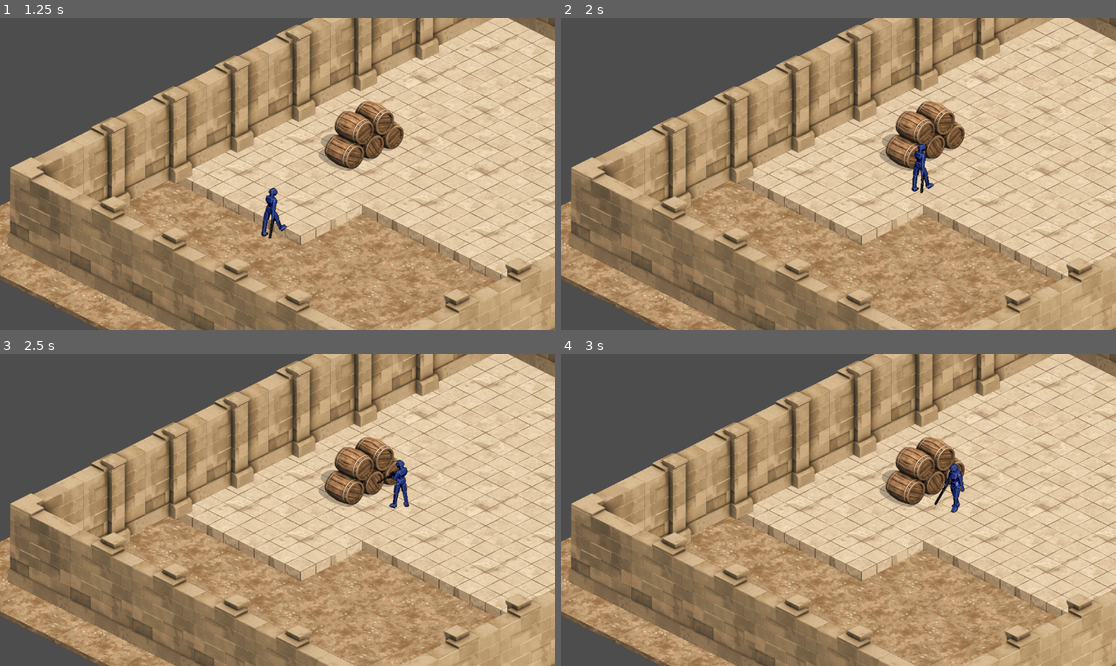
Above: before the commit, frames 1-4 (two rows, left to right).
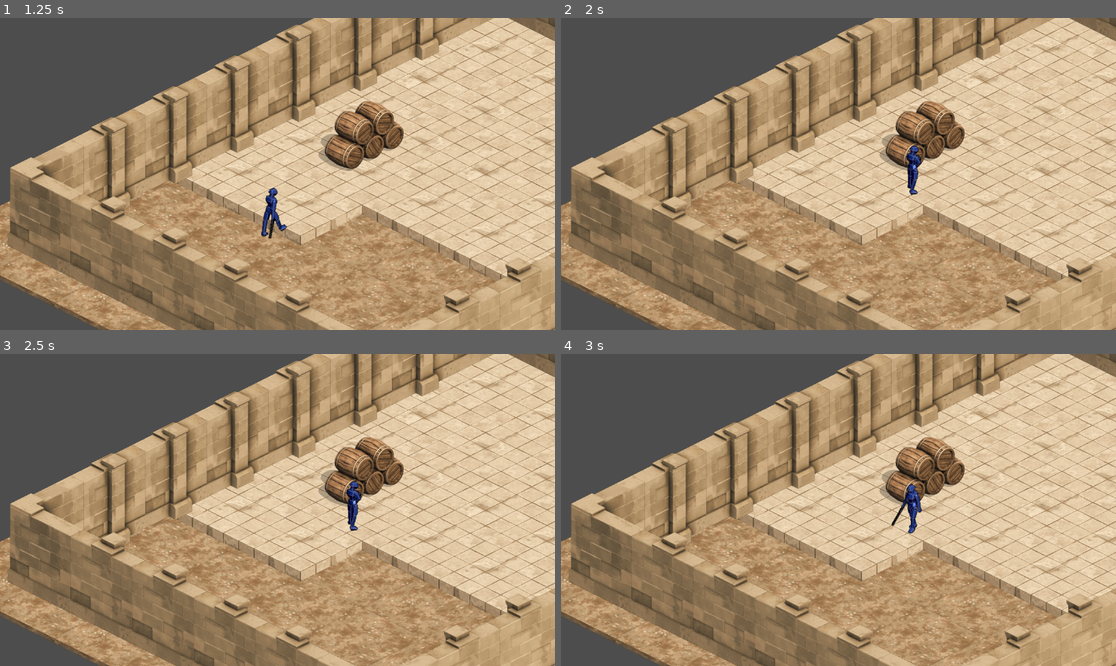
Above: after the commit, the same moments.

Repository: iolmstead23/robots-zombies-ghosts
Game: Godot game, scene res://main.tscn
Two runs of this game, one before a commit and one after it. Both use one fixed random seed, a clock stepped at 60 frames per second and the inputs below.
Inputs (mouse positions are in pixels of both pictures, inside the frame that each line leads up to):
- Up to frame 1 (1.25 s): tap Enter (ui_accept) at 0.5, 0.77 s; move the mouse to (399, 158) at 0.52 s; hold Right (ui_right) from 0.53 s (still down); click (399, 158) at 0.67 s
- Up to frame 2 (2 s): move the mouse to (727, 189) at 1.27 s; release Right (ui_right) at 1.28 s; hold Down (ui_down) from 1.28 s (still down); tap Enter (ui_accept) at 1.52 s
- Up to frame 3 (2.5 s): move the mouse to (333, 441) at 2.02 s; release Down (ui_down) at 2.03 s; hold Right (ui_right) from 2.03 s (still down)
- Up to frame 4 (3 s): move the mouse to (810, 572) at 2.77 s; release Right (ui_right) at 2.78 s; hold Up (ui_up) from 2.78 s (still down); click (810, 572) at 2.92 s

Frame 1 is identical in both runs. In frame 2, 0.5% of the frame differs, in the area x 62-68%, y 40-57%; in frame 3, 0.6%; in frame 4, 0.7%, in the area x 59-73%, y 34-58%.

Commit message:
baked pathfinding

Diff:
--- a/Environment/Dungeon Objects/Breakable/barrels.tscn
+++ b/Environment/Dungeon Objects/Breakable/barrels.tscn
@@ -16,3 +16,5 @@
 position = Vector2(8, 161)
 texture = ExtResource("2_lxvle")
 offset = Vector2(-4, -173)
+
+[node name="NavigationObstacle2D" type="NavigationObstacle2D" parent="."]
--- a/Robot/Player.tscn
+++ b/Robot/Player.tscn
@@ -23,3 +23,4 @@
 shape = SubResource("CircleShape2D_cxr5p")
 
 [node name="NavigationAgent2D" type="NavigationAgent2D" parent="."]
+avoidance_enabled = true
--- a/Robot/Scripts/PlayerController.gd
+++ b/Robot/Scripts/PlayerController.gd
@@ -133,7 +133,7 @@
 			print("PlayerController: Current velocity: ", velocity, " | Position: ", global_position)
 
 	# CRITICAL: Actually move the character!
-	move_and_slide()
+	move_and_collide(velocity * delta)
 
 	# Check if actually moved
 	var distance_moved := global_position.distance_to(start_position)
--- a/main.tscn
+++ b/main.tscn
@@ -5,6 +5,11 @@
 [ext_resource type="PackedScene" uid="uid://bhvhc1f11qh4e" path="res://Environment/Terrain/Stone/stone.tscn" id="3_1bvp3"]
 [ext_resource type="PackedScene" uid="uid://bmdgbb7lsxnxm" path="res://Environment/Dungeon Objects/Breakable/barrels.tscn" id="4_1bvp3"]
 [ext_resource type="Texture2D" uid="uid://dq3cucr1dt6m3" path="res://Environment/Walls/Stone/stone_wall.png" id="5_lquwl"]
+
+[sub_resource type="NavigationPolygon" id="NavigationPolygon_lquwl"]
+vertices = PackedVector2Array(607.03906, -498.78906, 1229.8672, -187.85938, 342.14063, 268.6797, 415.28125, -250.79688, 503.1172, -445.64844, 399.25, -221.40625, 381.0703, -369.3828, 396.40625, -288.53906, 308.4922, -177.09375, 278.22656, -175.92188, -250.25781, -54.789063, -200.50781, -85.859375, 245.03906, -189.4375, 349.75, -292.1328, 253.07031, -305.3828, 362.40625, -373.70313, 374.15625, -379.71094, 233.95313, -221.32813, -130.92969, -113.38281, -59.773438, -157.82813, -7.671875, -184.47656, -2.9375, -177.36719, -134.9375, -119.390625, 80.92969, -229.78125, 125.07031, -241.38281, 119.60156, -249.5625, 260.5078, -262.3828, 221.67188, -301.7422, 246.88281, -314.6328)
+polygons = Array[PackedInt32Array]([PackedInt32Array(0, 1, 2, 3, 4), PackedInt32Array(5, 3, 2), PackedInt32Array(6, 4, 3, 7), PackedInt32Array(8, 5, 2), PackedInt32Array(9, 8, 2, 10, 11), PackedInt32Array(12, 9, 11), PackedInt32Array(6, 7, 13, 14, 15, 16), PackedInt32Array(17, 12, 11, 18), PackedInt32Array(19, 20, 21), PackedInt32Array(11, 22, 18), PackedInt32Array(17, 18, 19, 21), PackedInt32Array(17, 21, 23, 24), PackedInt32Array(23, 25, 24), PackedInt32Array(26, 17, 24, 27, 28, 14), PackedInt32Array(13, 26, 14)])
+outlines = Array[PackedVector2Array]([PackedVector2Array(-277, -58, 342, 280, 1252, -188, 607, -510)])
 
 [sub_resource type="TileSetAtlasSource" id="TileSetAtlasSource_7mycd"]
 texture = ExtResource("5_lquwl")
@@ -1277,18 +1282,10 @@
 physics_layer_0/collision_layer = 1
 sources/0 = SubResource("TileSetAtlasSource_7mycd")
 
-[sub_resource type="NavigationPolygon" id="NavigationPolygon_lquwl"]
-vertices = PackedVector2Array(1325.2031, -166.92188, 351.03906, 312.82813, -370.0703, -49.65625, 615.9219, -509.9297)
-polygons = Array[PackedInt32Array]([PackedInt32Array(0, 1, 2, 3)])
-outlines = Array[PackedVector2Array]([PackedVector2Array(-393, -50, 351, 324, 1348, -167, 616, -521)])
-
 [node name="Node2D" type="Node2D"]
 y_sort_enabled = true
 
 [node name="Robot Player" parent="." instance=ExtResource("1_0xm2m")]
-
-[node name="Barrels" parent="." instance=ExtResource("4_1bvp3")]
-position = Vector2(320, -400)
 
 [node name="Ground" type="CanvasGroup" parent="."]
 y_sort_enabled = true
@@ -1304,17 +1301,23 @@
 [node name="Camera2D" type="Camera2D" parent="."]
 position = Vector2(144, -180)
 
-[node name="Walls" type="CanvasGroup" parent="."]
+[node name="NavigationRegion2D" type="NavigationRegion2D" parent="."]
 y_sort_enabled = true
-
-[node name="StoneWall" type="TileMapLayer" parent="Walls"]
+navigation_polygon = SubResource("NavigationPolygon_lquwl")
+
+[node name="Barrels" parent="NavigationRegion2D" instance=ExtResource("4_1bvp3")]
+position = Vector2(320, -400)
+
+[node name="Walls" type="CanvasGroup" parent="NavigationRegion2D"]
+y_sort_enabled = true
+
+[node name="StoneWall" type="TileMapLayer" parent="NavigationRegion2D/Walls"]
 y_sort_enabled = true
 position = Vector2(0, 1)
 tile_map_data = PackedByteArray("AAABAPn/AAAFAAAAAAD///r/AAAFAAAAAAD9//v/AAAFAAAAAAD7//z/AAABAAAAAAD9//3/AAAGAAAAAAD/// …(304 unchanged characters)…
 tile_set = SubResource("TileSet_272bh")
 
-[node name="NavigationRegion2D" type="NavigationRegion2D" parent="."]
-y_sort_enabled = true
-navigation_polygon = SubResource("NavigationPolygon_lquwl")
+[node name="NavigationObstacle2D" type="NavigationObstacle2D" parent="NavigationRegion2D/Walls"]
 
 [editable path="Robot Player"]
+[editable path="NavigationRegion2D/Barrels"]
